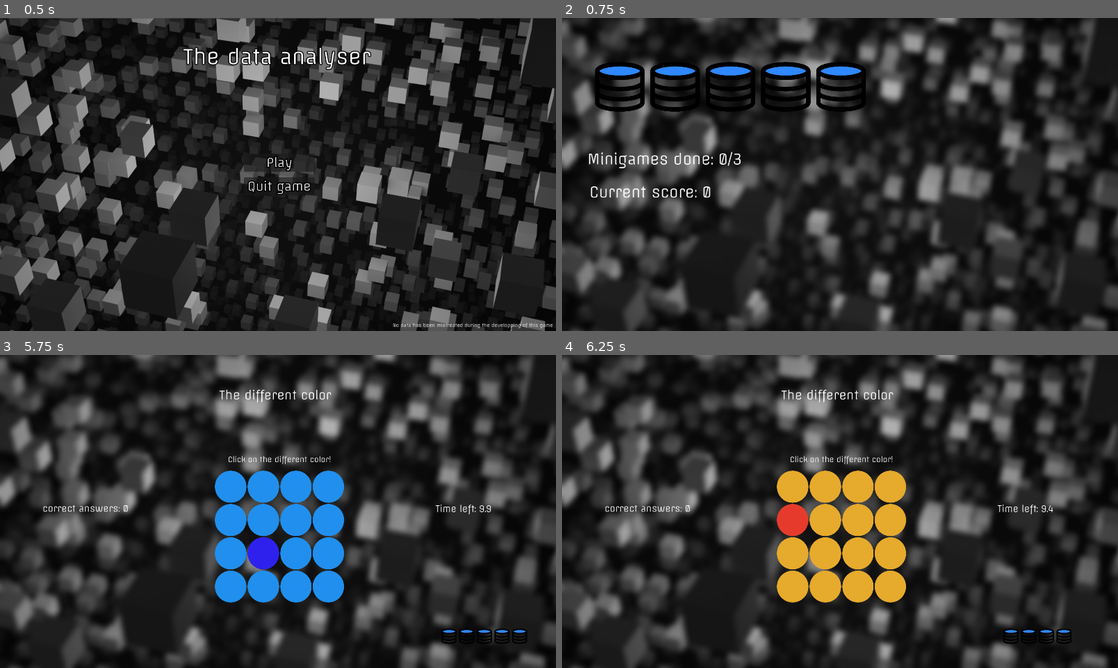
Above: before the commit, frames 1-4 (two rows, left to right).
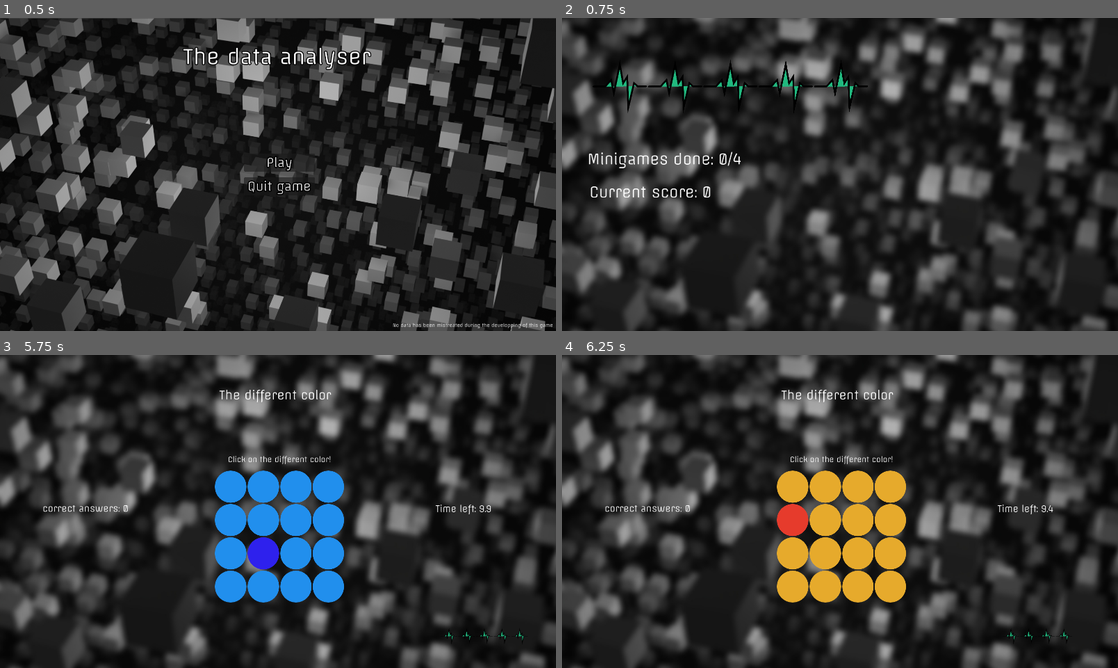
Above: after the commit, the same moments.

Repository: Paul-1379/Data-minigames
Game: Godot game, scene res://Scenes/MainMenu.tscn
Same seed, same stepped clock (60 frames per second), same inputs: the game is played once before the commit and once after it.
Inputs (mouse positions are in pixels of both pictures, inside the frame that each line leads up to):
- Up to frame 1 (0.5 s): no input
- Up to frame 2 (0.75 s): click "Play" at 0.5 s
- Up to frame 3 (5.75 s): tap Enter at 1.25, 2.75, 4.25 s; move the mouse to (400, 495) at 1.27 s; hold Right 1.28-2.03 s; tap Alt at 1.35, 2.85, 4.35 s; click (400, 495) at 1.42 s; tap Space at 2, 3.5, 5 s; move the mouse to (166, 527) at 2.02 s; hold Down 2.03-2.78 s; tap Shift at 2.1, 3.6, 5.1 s; move the mouse to (333, 442) at 2.77 s; hold Right 2.78-3.53 s; move the mouse to (250, 574) at 3.52 s; hold Up 3.53-4.28 s; click (250, 574) at 3.67 s; move the mouse to (444, 558) at 4.27 s; hold Left from 4.28 s (still down); move the mouse to (111, 464) at 5.02 s
- Up to frame 4 (6.25 s): release Left at 5.75 s; click (789, 486) at 5.75 s

Frame 1 is identical in both runs. In frame 2, 3.6% of the frame differs, in the area x 5-55%, y 13-47%; in frame 3, 0.3%; in frame 4, 0.2%.

Commit message:
Add a biggest product minigame and change health icon

Diff:
--- a/Scenes/LevelScene.tscn
+++ b/Scenes/LevelScene.tscn
@@ -5,12 +5,13 @@
 [ext_resource type="PackedScene" uid="uid://busne2q0lsoqd" path="res://Scenes/Minigames/CatsAndDogs.tscn" id="2_y44me"]
 [ext_resource type="PackedScene" uid="uid://b1qxxyww4wc2k" path="res://Scenes/Minigames/ColoredText.tscn" id="3_rac3m"]
 [ext_resource type="PackedScene" uid="uid://bqdjy46djtfnu" path="res://Scenes/Minigames/Different color.tscn" id="4_31h2o"]
+[ext_resource type="PackedScene" uid="uid://d1m42n2mwjrim" path="res://Scenes/Minigames/biggest product.tscn" id="5_4x088"]
 [ext_resource type="Texture2D" uid="uid://cotruydywgfhv" path="res://sprites/blured background.jpg" id="5_albaa"]
 [ext_resource type="PackedScene" uid="uid://dreaof1jme3sl" path="res://Scenes/background_image.tscn" id="5_rac3m"]
 
 [node name="Node2D" type="Node2D" unique_id=1908555524 node_paths=PackedStringArray("minigames_done_text_node", "current_score_text_node")]
 script = ExtResource("1_4qks7")
-minigames_scenes = Array[PackedScene]([ExtResource("4_31h2o"), ExtResource("2_y44me"), ExtResource("3_rac3m")])
+minigames_scenes = Array[PackedScene]([ExtResource("4_31h2o"), ExtResource("2_y44me"), ExtResource("3_rac3m"), ExtResource("5_4x088")])
 minigames_done_text_node = NodePath("Container/Minigames done number")
 current_score_text_node = NodePath("Container/Current score")
 
--- /dev/null
+++ b/Scenes/Minigames/biggest product.tscn
@@ -0,0 +1,172 @@
+[gd_scene format=3 uid="uid://d1m42n2mwjrim"]
+
+[ext_resource type="PackedScene" uid="uid://dreaof1jme3sl" path="res://Scenes/background_image.tscn" id="1_e1ojg"]
+[ext_resource type="Texture2D" uid="uid://cotruydywgfhv" path="res://sprites/blured background.jpg" id="2_3ne8y"]
+[ext_resource type="Script" uid="uid://61d8bugapa0u" path="res://Scripts/biggest_product_miniagame.gd" id="3_e1ojg"]
+[ext_resource type="PackedScene" uid="uid://bciv7xlimpqlx" path="res://Scenes/lifes.tscn" id="4_00ye3"]
+[ext_resource type="PackedScene" uid="uid://to3nqwx8fu5i" path="res://Scenes/minigame_time_left.tscn" id="5_xh8ru"]
+
+[sub_resource type="StyleBoxFlat" id="StyleBoxFlat_ipmrr"]
+bg_color = Color(0.06, 0.06, 0.06, 1)
+corner_radius_top_left = 40
+corner_radius_top_right = 40
+corner_radius_bottom_right = 40
+corner_radius_bottom_left = 40
+
+[node name="Node2D" type="Node2D" unique_id=720225231]
+
+[node name="Container" type="Control" parent="." unique_id=480856305]
+layout_mode = 3
+anchors_preset = 0
+offset_left = -1.0
+offset_top = -3.53125
+offset_right = 1932.0319
+offset_bottom = 1085.0
+
+[node name="BackgroundImage" parent="Container" unique_id=2023635128 instance=ExtResource("1_e1ojg")]
+layout_mode = 1
+offset_left = 0.0
+offset_top = 0.0
+offset_right = 0.0
+offset_bottom = 0.0
+texture = ExtResource("2_3ne8y")
+
+[node name="Biggest product minigame" type="Node2D" parent="Container" unique_id=95098842]
+position = Vector2(1, 3.53125)
+script = ExtResource("3_e1ojg")
+
+[node name="Label" type="Label" parent="Container" unique_id=1072711156]
+layout_mode = 1
+anchors_preset = 8
+anchor_left = 0.5
+anchor_top = 0.5
+anchor_right = 0.5
+anchor_bottom = 0.5
+offset_left = -151.99994
+offset_top = -190.73438
+offset_right = 151.99994
+offset_bottom = -167.73438
+grow_horizontal = 2
+grow_vertical = 2
+theme_override_font_sizes/font_size = 25
+text = "Click on the largest product!"
+horizontal_alignment = 1
+
+[node name="Minigame title" type="RichTextLabel" parent="Container" unique_id=1989278555]
+layout_mode = 1
+anchors_preset = 5
+anchor_left = 0.5
+anchor_right = 0.5
+offset_left = -221.48407
+offset_top = 116.53125
+offset_right = 221.48407
+offset_bottom = 184.53125
+grow_horizontal = 2
+bbcode_enabled = true
+text = "[font_size=40]The Biggest product"
+
+[node name="Number of correct answer" type="Label" parent="Container" unique_id=1446322562]
+layout_mode = 1
+anchors_preset = 4
+anchor_top = 0.5
+anchor_bottom = 0.5
+offset_left = 148.0
+offset_top = -29.5
+offset_right = 444.0
+offset_bottom = 29.5
+grow_vertical = 2
+theme_override_font_sizes/font_size = 30
+text = "correct answers: 0"
+
+[node name="Lifes" parent="Container" unique_id=286877339 instance=ExtResource("4_00ye3")]
+layout_mode = 1
+anchors_preset = 3
+anchor_left = 1.0
+anchor_top = 1.0
+anchor_right = 1.0
+anchor_bottom = 1.0
+offset_left = -410.03186
+offset_top = -143.0
+offset_right = -109.03186
+offset_bottom = -86.0
+grow_horizontal = 0
+grow_vertical = 0
+
+[node name="MinigameTimeLeft" parent="Container" unique_id=1106161001 instance=ExtResource("5_xh8ru")]
+layout_mode = 1
+anchors_preset = 6
+anchor_left = 1.0
+anchor_top = 0.5
+anchor_right = 1.0
+anchor_bottom = 0.5
+offset_left = -428.03186
+offset_top = -28.5
+offset_right = -145.03186
+offset_bottom = 28.5
+grow_horizontal = 0
+grow_vertical = 2
+
+[node name="GridContainer" type="GridContainer" parent="Container" unique_id=1152865000]
+layout_mode = 1
+anchors_preset = 8
+anchor_left = 0.5
+anchor_top = 0.5
+anchor_right = 0.5
+anchor_bottom = 0.5
+offset_left = -223.492
+offset_top = -141.73438
+offset_right = 223.492
+offset_bottom = 313.65698
+grow_horizontal = 2
+grow_vertical = 2
+size_flags_horizontal = 3
+size_flags_vertical = 3
+columns = 2
+
+[node name="Product button" type="Button" parent="Container/GridContainer" unique_id=1653734248 groups=["product_buttons"]]
+layout_mode = 2
+size_flags_horizontal = 3
+size_flags_vertical = 3
+theme_override_colors/font_color = Color(0.84089077, 0.9392372, 0, 1)
+theme_override_font_sizes/font_size = 45
+theme_override_styles/normal = SubResource("StyleBoxFlat_ipmrr")
+theme_override_styles/pressed = SubResource("StyleBoxFlat_ipmrr")
+theme_override_styles/hover = SubResource("StyleBoxFlat_ipmrr")
+theme_override_styles/hover_pressed = SubResource("StyleBoxFlat_ipmrr")
+text = "   "
+
+[node name="Product button2" type="Button" parent="Container/GridContainer" unique_id=993283898 groups=["product_buttons"]]
+layout_mode = 2
+size_flags_horizontal = 3
+size_flags_vertical = 3
+theme_override_colors/font_color = Color(0.84089077, 0.9392372, 0, 1)
+theme_override_font_sizes/font_size = 45
+theme_override_styles/normal = SubResource("StyleBoxFlat_ipmrr")
+theme_override_styles/pressed = SubResource("StyleBoxFlat_ipmrr")
+theme_override_styles/hover = SubResource("StyleBoxFlat_ipmrr")
+theme_override_styles/hover_pressed = SubResource("StyleBoxFlat_ipmrr")
+text = "   "
+
+[node name="Product button3" type="Button" parent="Container/GridContainer" unique_id=994839030 groups=["product_buttons"]]
+layout_mode = 2
+size_flags_horizontal = 3
+size_flags_vertical = 3
+theme_override_colors/font_color = Color(0.84089077, 0.9392372, 0, 1)
+theme_override_font_sizes/font_size = 45
+theme_override_styles/normal = SubResource("StyleBoxFlat_ipmrr")
+theme_override_styles/pressed = SubResource("StyleBoxFlat_ipmrr")
+theme_override_styles/hover = SubResource("StyleBoxFlat_ipmrr")
+theme_override_styles/hover_pressed = SubResource("StyleBoxFlat_ipmrr")
+text = "   "
+
+[node name="Product button4" type="Button" parent="Container/GridContainer" unique_id=1486640306 groups=["product_buttons"]]
+layout_mode = 2
+size_flags_horizontal = 3
+size_flags_vertical = 3
+theme_override_colors/font_color = Color(0.84089077, 0.9392372, 0, 1)
+theme_override_font_sizes/font_size = 45
+theme_override_styles/normal = SubResource("StyleBoxFlat_ipmrr")
+theme_override_styles/pressed = SubResource("StyleBoxFlat_ipmrr")
+theme_override_styles/hover = SubResource("StyleBoxFlat_ipmrr")
+theme_override_styles/hover_pressed = SubResource("StyleBoxFlat_ipmrr")
+text = "   "
--- a/Scenes/lifes.tscn
+++ b/Scenes/lifes.tscn
@@ -1,7 +1,7 @@
 [gd_scene format=3 uid="uid://bciv7xlimpqlx"]
 
 [ext_resource type="Script" uid="uid://c76extyp86bio" path="res://Scripts/lives.gd" id="1_mwufe"]
-[ext_resource type="Texture2D" uid="uid://21ul5ytry72s" path="res://sprites/data.svg" id="2_mwufe"]
+[ext_resource type="Texture2D" uid="uid://b1tg228fup2je" path="res://sprites/hearth icon.svg" id="2_mwufe"]
 
 [node name="Lives" type="HBoxContainer" unique_id=286877339 node_paths=PackedStringArray("livesIcons")]
 offset_left = 106.0
--- /dev/null
+++ b/Scripts/biggest_product_miniagame.gd
@@ -0,0 +1,47 @@
+extends Node2D
+
+@export var product_buttons : Array[Button]
+
+var answer_index = 0
+var correct_answer = 0
+
+func _ready() -> void:
+	product_buttons.assign(get_tree().get_nodes_in_group("product_buttons"))
+	for product_button in product_buttons:
+		product_button.pressed.connect(product_button_pressed.bind(product_buttons.find(product_button)))
+	put_random_products()
+
+func product_button_pressed(index: int) -> void:
+	if index == answer_index:
+		new_correct_answer()
+	else:
+		Global.life_lost()
+	put_random_products()
+
+func new_correct_answer() -> void:
+	correct_answer += 1
+	$"../MinigameTimeLeft".current_score = correct_answer
+	$"../Number of correct answer".text = "correct answers: " + str(correct_answer)
+
+
+func put_random_products() -> void:
+	var first_num_product = []
+	var second_num_product = []
+	var current_max_product = 0
+	var current_product = 0
+	var used_products = []
+	for i in range(10):
+		var first_num = randi_range(1, 10)
+		var second_num = randi_range(1, 10)
+		if not first_num * second_num in used_products:
+			first_num_product.append(first_num)
+			second_num_product.append(second_num)
+			used_products.append(first_num * second_num)
+	var i = 0
+	for product_button in product_buttons:
+		product_button.text = str(first_num_product[i]) + " x " + str(second_num_product[i])
+		current_product = first_num_product[i] * second_num_product[i]
+		if current_product > current_max_product:
+			current_max_product = current_product
+			answer_index = i
+		i += 1
--- a/project.godot
+++ b/project.godot
@@ -12,7 +12,7 @@
 
 config/name="Data minigames"
 run/main_scene="uid://cs7ram45bpbd5"
-config/features=PackedStringArray("4.6", "Mobile")
+config/features=PackedStringArray("4.7", "Mobile")
 config/icon="res://icon.svg"
 
 [autoload]
--- a/sprites/data.svg
+++ /dev/null
@@ -1 +0,0 @@
-<svg xmlns="http://www.w3.org/2000/svg" xmlns:xlink="http://www.w3.org/1999/xlink" aria-hidden="true" role="img" style="color: rgb(28, 32, 51);" width="61" height="61" viewBox="0 0 48 48"><g fill="none" stroke="#000" stroke-linecap="round" stroke-linejoin="round" stroke-width="4"><path d="M44.0001 11C44.0001 11 44 36.0623 44 38C44 41.3137 35.0457 44 24 44C12.9543 44 4.00003 41.3137 4.00003 38C4.00003 36.1423 4 11 4 11"></path><path d="M44 29C44 32.3137 35.0457 35 24 35C12.9543 35 4 32.3137 4 29"></path><path d="M44 20C44 23.3137 35.0457 26 24 26C12.9543 26 4 23.3137 4 20"></path><ellipse cx="24" cy="10" fill="#2F88FF" rx="20" ry="6"></ellipse></g></svg>
--- /dev/null
+++ b/sprites/hearth icon.svg
@@ -0,0 +1 @@
+<svg version="1.1" xmlns="http://www.w3.org/2000/svg" xmlns:xlink="http://www.w3.org/1999/xlink" width="76.10293" height="81.90309" viewBox="0,0,76.10293,81.90309"><g transform="translate(-201.94853,-140.48565)"><g data-paper-data="{&quot;isPaintingLayer&quot;:true}" fill="#21b97f" fill-rule="nonzero" stroke="#000000" stroke-width="2.5" stroke-linecap="round" stroke-linejoin="miter" stroke-miterlimit="10" stroke-dasharray="" stroke-dashoffset="0" style="mix-blend-mode: normal"><path d="M203.19853,180.95354l16.33032,-0.06453l8.39118,-9.78817l3.72811,19.75169l8.39055,-43.27459l4.66387,28.39528l5.70768,-9.71455l1.57264,46.16338l8.07335,-36.72431l4.94423,5.03626l11.80101,-0.07131"/></g></g></svg>
Not shown, added: Scripts/biggest_product_miniagame.gd.uid
Not shown, changed: sprites/hearth icon.svg.import
Not shown, changed: README.md
